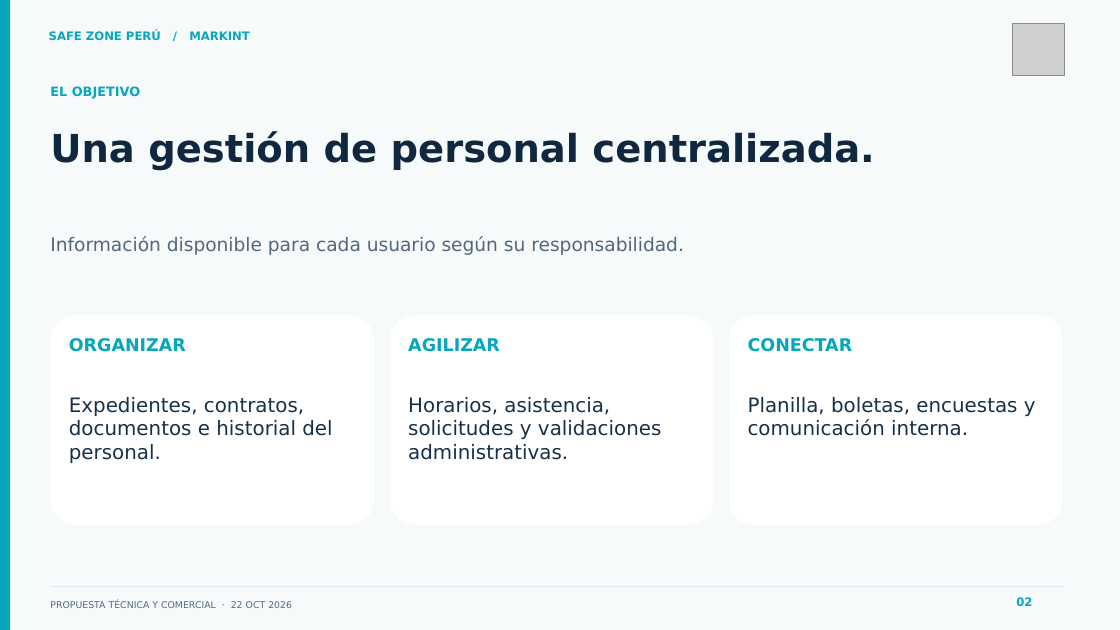
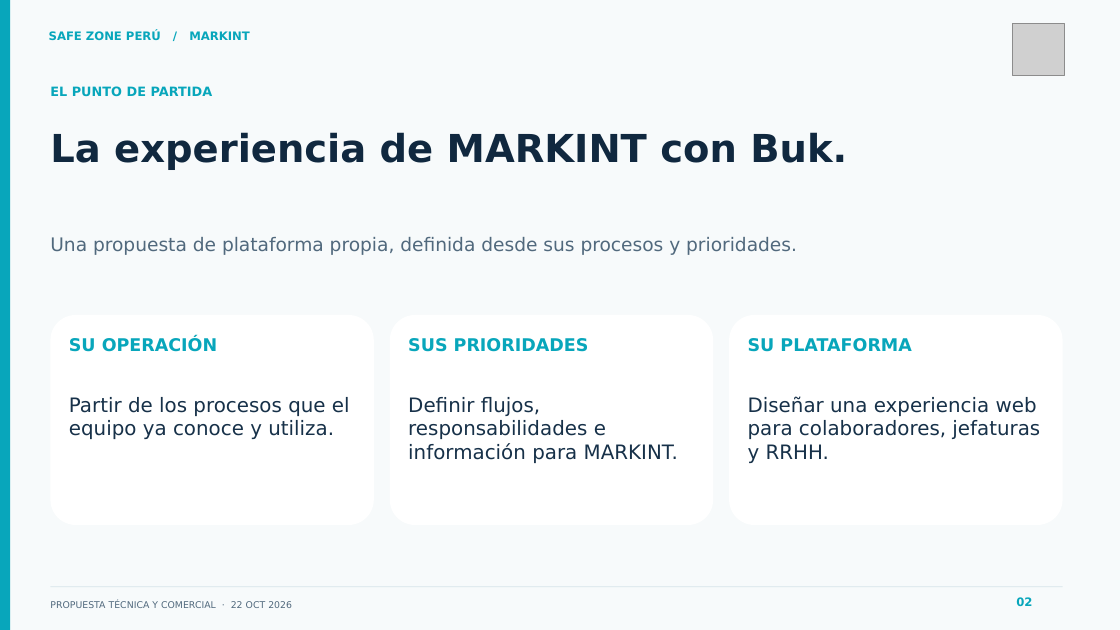
Before and after one commit to EmersonValenzuela/horarios, a slide deck: slide 2 of docs/presentaciones/safe-zone-peru/propuesta-markint/Safe_Zone_Peru_MARKINT_Presentacion.pptx. Drawn at 1120x630 pixels with LibreOffice and Linux fonts; fonts in the diff are those of the drawing; grey boxes stand for pictures. Boxes give left, top, right and bottom in pixels: in the first picture for what was removed or moved away, otherwise in the second. Text is boxed around its words. In the diff, an @@ line names an element or a change of style, - is before the commit and + after.

Commit message:
docs: enfocar propuesta MARKINT en valor antes de la inversion

```diff
--- a/docs/presentaciones/safe-zone-peru/propuesta-markint/Safe_Zone_Peru_MARKINT_Presentacion.pptx
+++ b/docs/presentaciones/safe-zone-peru/propuesta-markint/Safe_Zone_Peru_MARKINT_Presentacion.pptx
@@ text at (50,86,213,96): text changed @@
-EL OBJETIVO
+EL PUNTO DE PARTIDA
@@ text at (50,132,847,170): text changed @@
-Una gestión de personal centralizada.
+La experiencia de MARKINT con Buk.
@@ text at (50,237,797,255): text changed @@
-Información disponible para cada usuario según su responsabilidad.
+Una propuesta de plataforma propia, definida desde sus procesos y prioridades.
@@ text at (69,338,217,352): text changed @@
-ORGANIZAR
+SU OPERACIÓN
@@ text at (408,338,589,352): text changed @@
-AGILIZAR
+SUS PRIORIDADES
@@ text at (748,338,911,352): text changed @@
-CONECTAR
+SU PLATAFORMA
@@ text at (69,397,350,439): text changed @@
-Expedientes, contratos, documentos e historial del personal.
+Partir de los procesos que el equipo ya conoce y utiliza.
@@ text at (408,397,678,463): text changed @@
-Horarios, asistencia, solicitudes y validaciones administrativas.
+Definir flujos, responsabilidades e información para MARKINT.
@@ text at (748,396,1040,463): text changed @@
-Planilla, boletas, encuestas y comunicación interna.
+Diseñar una experiencia web para colaboradores, jefaturas y RRHH.
```
Also in this commit, not shown: 1 other slide changed, 5 other files.
